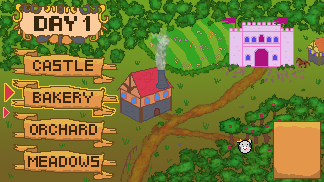
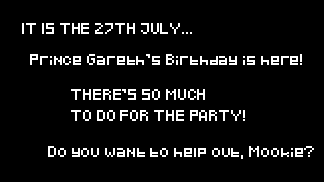
Layer changes from the first 324 × 182 image to the second:
added group "before party title" with 5 layers above "arrow" over [left=0, top=0, right=324, bottom=182]
added layer "THERE’S SO MUCH TO DO FOR THE PARTY!" in group "before party title" over [left=71, top=89, right=245, bottom=121]
added layer "Do you want to help out, Mookie?" in group "before party title" over [left=48, top=146, right=314, bottom=159]
added layer "Prince Gareth’s Birthday is here!" in group "before party title" over [left=30, top=54, right=302, bottom=65]
added layer "IT IS THE 27TH JULY..." in group "before party title" over [left=22, top=23, right=192, bottom=34]
added layer "Layer 41" in group "before party title" over [left=0, top=0, right=324, bottom=182]
